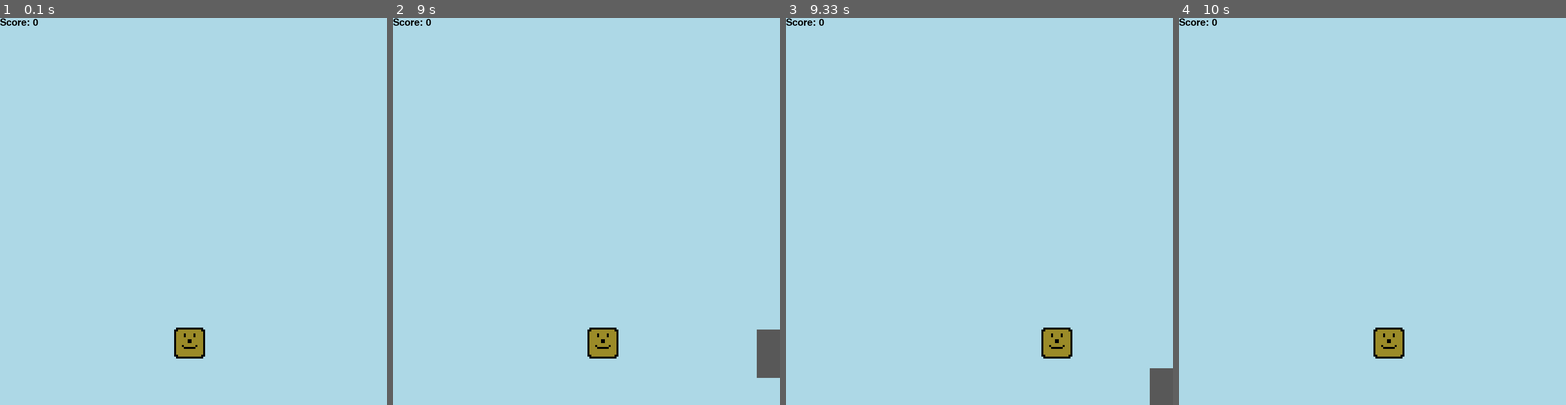
Above: before the commit, frames 1-4 (left to right).
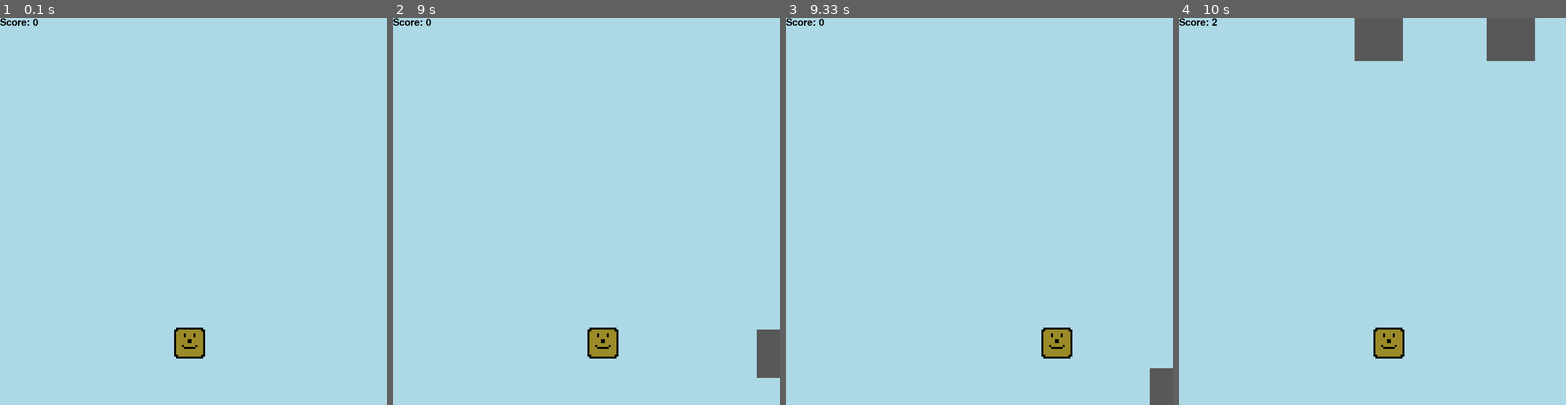
Above: after the commit, the same moments.

Repository: Hummenix/somePygame
Game: pygame game, started from game.py
Two runs of this game, one before a commit and one after it. Both use one fixed random seed, a clock stepped at 60 frames per second and the inputs below.
Inputs:
- Up to frame 1 (0.1 s): no input
- Up to frame 2 (9 s): hold Right 0.33-0.8 s; hold Right 0.83-1.3 s; hold Left 5.07-5.47 s; hold Right 5.5-6.13 s; hold Left 6.17-6.63 s; hold Right 6.67-7.13 s; hold Right 7.17-7.63 s; hold Left 7.67-8.2 s; hold Left 8.23-8.63 s; hold Right from 8.67 s (still down)
- Up to frame 3 (9.33 s): release Right at 9.3 s
- Up to frame 4 (10 s): hold Left 9.33-9.8 s; hold Right from 9.83 s (still down)

Frames 1-3 are identical in both runs. In frame 4, 2.8% of the frame differs, in the area x 8-92%, y 0-12%.

Commit message:
balanced the game

Diff:
--- a/game.py
+++ b/game.py
@@ -91,11 +91,12 @@
         player_speed = 7
         enemy_start_x = random.randrange(0, display_width)  # -enemy_width)
         enemy_start_y = -500
+        # TODO: make speed a per-enemy variable
         enemy_speed = 4
         enemy_width = 100
         enemy_height = 100
         enemy_list = []
-        enemy_number = 3
+        enemy_number = 2
         enemy_color = project_colors.light_gray
         for each in range(0, enemy_number):
             enemy = self.enemy()
@@ -128,6 +129,7 @@
                     if event.key == pygame.K_LEFT or event.key == pygame.K_RIGHT:
                         x_change = 0
 
+
             # change horizontal position
             x += x_change
             gameDisplay.fill(project_colors.light_blue)
@@ -135,7 +137,33 @@
 
             for enemy in enemy_list:
                 enemy.enemy_y += enemy_speed
-                enemy.enemy(enemy_start_x, enemy.enemy_y, enemy.enemy_width, enemy.enemy_height, enemy.enemy_color)
+                enemy.enemy(enemy.enemy_x, enemy.enemy_y, enemy.enemy_width, enemy.enemy_height, enemy.enemy_color)
+
+                if enemy.enemy_y > display_height:
+                    enemy.enemy_y = 0 - enemy.enemy_height
+                    print("enemy width: " + str(enemy.enemy_width))
+                    enemy.enemy_x = random.randrange(0, display_width - int(enemy.enemy_width))
+                    score += 1
+                    print("Score: " + str(score))
+                    if enemy_speed < 15:
+                        enemy_speed += 0.2
+                    if enemy.enemy_width >= 165:
+                        enemy.enemy_width = 165
+                    else:
+                        enemy.enemy_width += (score * 0.1)
+
+                if y < enemy_start_y + enemy_height and y + player_height > enemy_start_y:
+                    # print("y-coordinate crossover")
+                    # below if statement can be simplified bot this way it's more descriptive
+                    if enemy_start_x < x < enemy_start_x + enemy_width \
+                            or enemy_start_x < x + player_width < enemy_start_x + enemy_width:
+                        print(
+                            "Enemy hit \nPlayer position: " + str(x) + " to " + str(x + player_width) + " at height " +
+                            str(y) + "\nEnemy position: " + str(enemy_start_x) + " to " + str(
+                                enemy_start_x + enemy_width)
+                            + " at height " + str(enemy_start_y))
+                        self.returnHighScore(score)
+                        self.gameResetAction("You collided with an enemy.")
 
             self.player(x, y)
             self.scoreCounter(score)
@@ -144,24 +172,7 @@
             if x > display_width - player_width or x < 0:
                 self.gameResetAction("You exited the game area. Restarting.")
 
-            if enemy_start_y > display_height:
-                enemy_start_y = 0 - enemy_height
-                enemy_start_x = random.randrange(0, display_width-int(enemy_width))
-                score += 1
-                print("Score: " + str(score))
-                enemy_speed += 0.2
-                enemy_width += (score * 0.1)
 
-            if y < enemy_start_y + enemy_height and y + player_height > enemy_start_y:
-                # print("y-coordinate crossover")
-                # below if statement can be simplified bot this way it's more descriptive
-                if enemy_start_x < x < enemy_start_x + enemy_width \
-                        or enemy_start_x < x + player_width < enemy_start_x + enemy_width:
-                    print("Enemy hit \nPlayer position: " + str(x) + " to " + str(x + player_width) + " at height " +
-                          str(y) + "\nEnemy position: " + str(enemy_start_x) + " to " + str(enemy_start_x + enemy_width)
-                          + " at height " + str(enemy_start_y))
-                    self.returnHighScore(score)
-                    self.gameResetAction("You collided with an enemy.")
 
             pygame.display.update()
             clock.tick(60)
